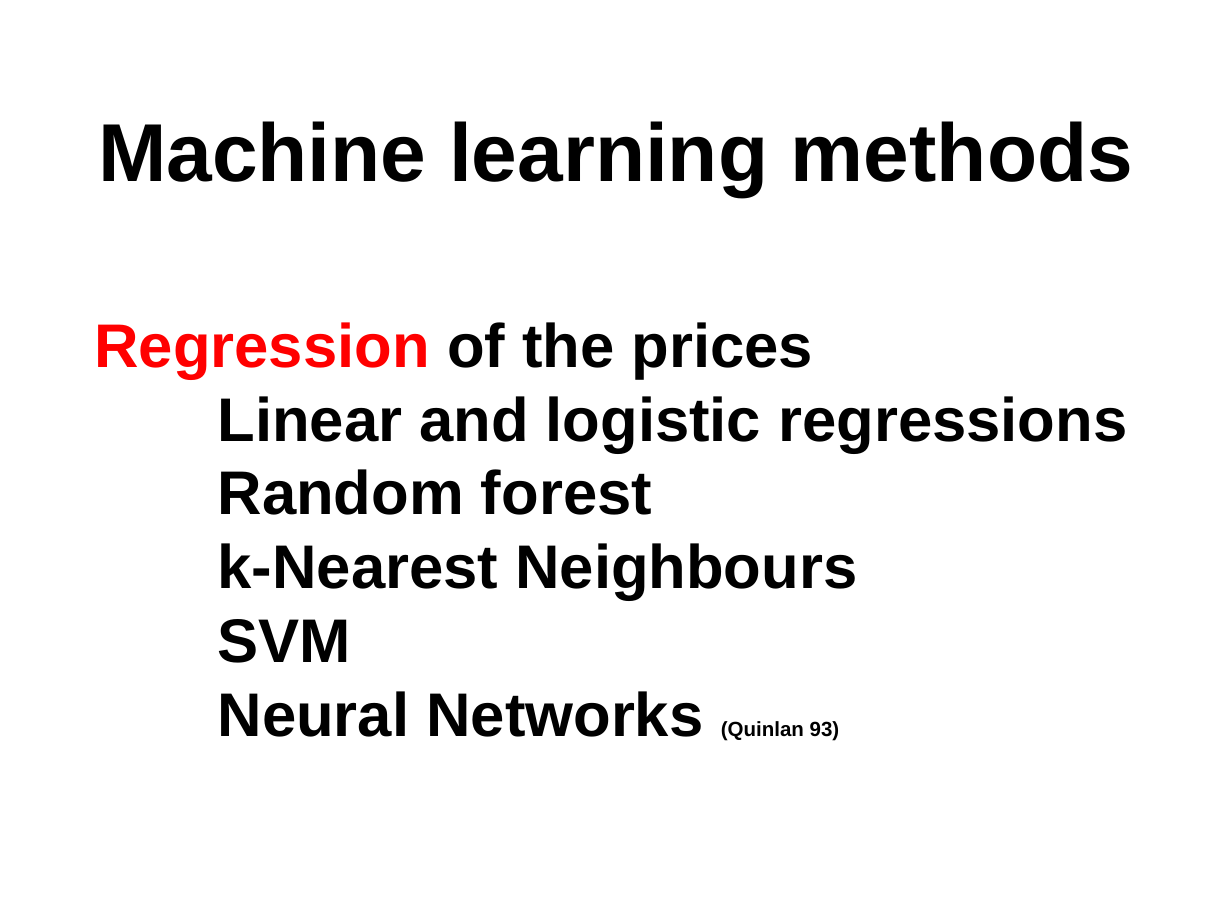
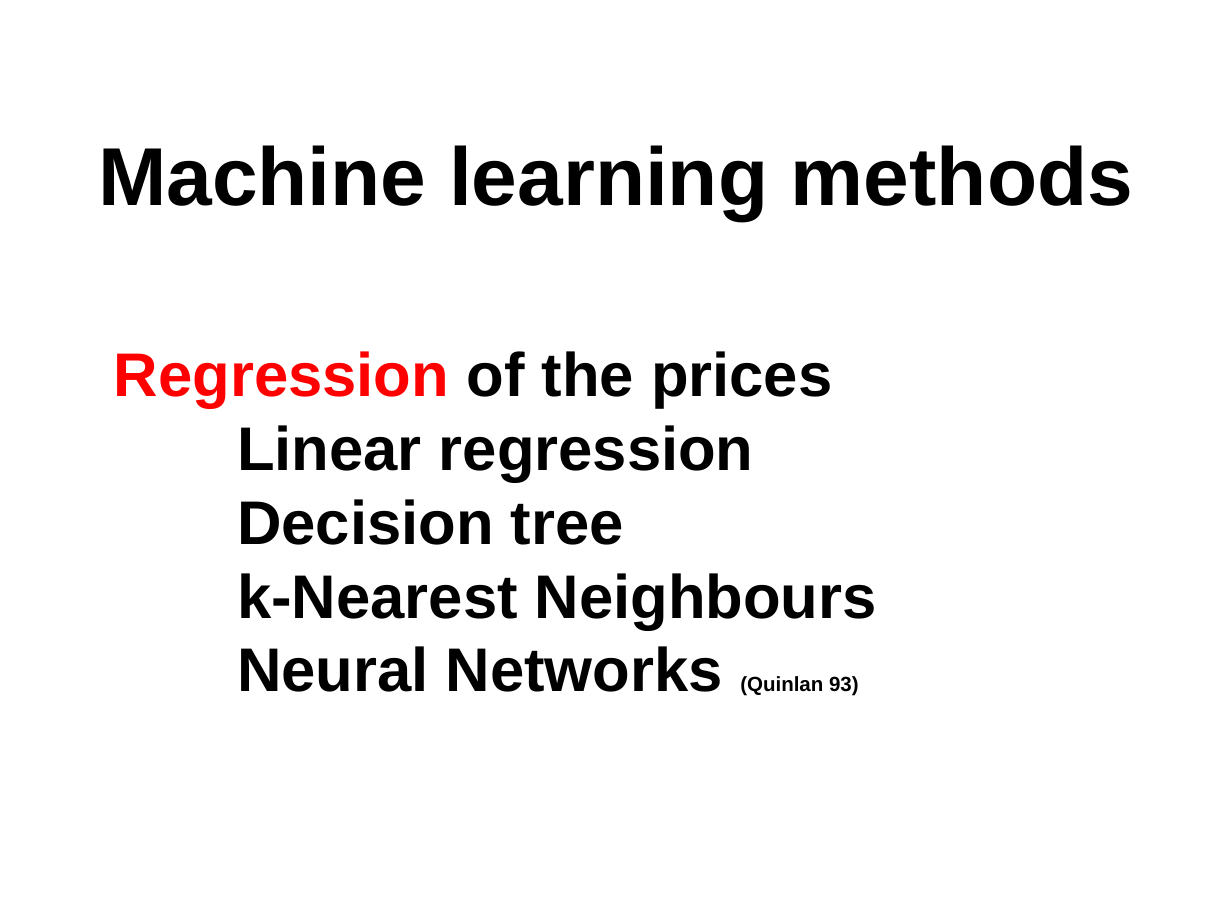
Before and after one commit to npow/centris, a slide deck: slide 4 of presentation/DaveNissanEmil2014MachineLearning.pptx. Drawn at 1232x924 pixels with LibreOffice and Linux fonts; fonts in the diff are those of the drawing. Boxes give left, top, right and bottom in pixels: in the first picture for what was removed or moved away, otherwise in the second. Text is boxed around its words. In the diff, an @@ line names an element or a change of style, - is before the commit and + after.

```diff
--- a/presentation/DaveNissanEmil2014MachineLearning.pptx
+++ b/presentation/DaveNissanEmil2014MachineLearning.pptx
@@ text "Machine learning methods" moved from (x1=98, y1=121, x2=1133, y2=196) to (x1=98, y1=145, x2=1133, y2=220) @@
@@ text "Regression of the prices" moved from (x1=94, y1=322, x2=1127, y2=741) to (x1=114, y1=351, x2=877, y2=696) @@
@@ text at (x1=237, y1=425, x2=754, y2=545): text changed @@
-Linear and logistic regressions
-Random forest
+Linear regression
+Decision tree
@@ text at (x1=218, y1=619, x2=351, y2=663): paragraph removed @@
-SVM
```
Also in this commit, not shown: 3 other slides changed, 1 other file.
